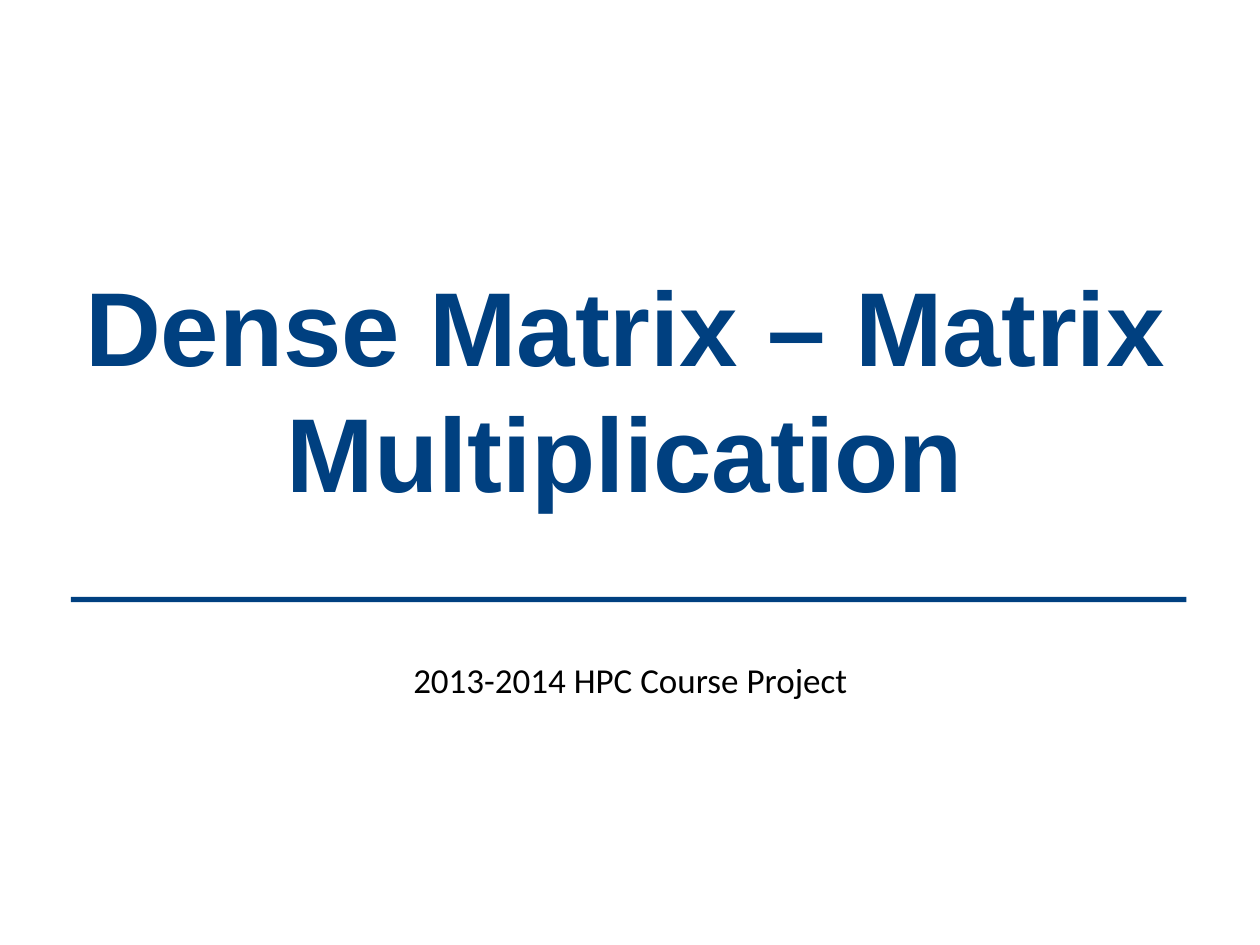
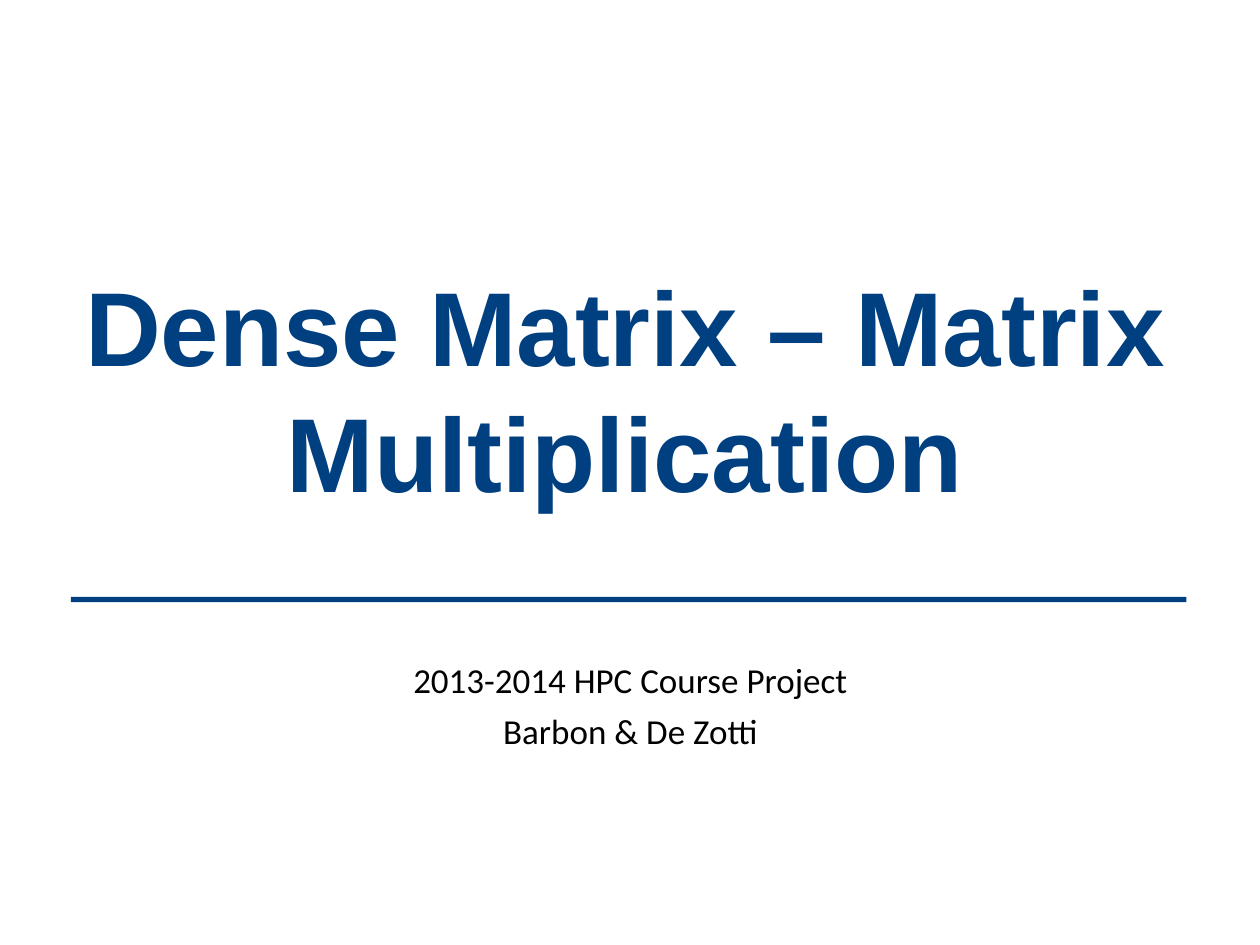
Before and after one commit to gbarbon/gbarbon_projects, a slide deck: slide 1 of hpc_clean/hpc_report/hpc_presentation_0.1.ppt. Drawn at 1260x945 pixels with LibreOffice and Linux fonts; fonts in the diff are those of the drawing. Boxes give left, top, right and bottom in pixels: in the first picture for what was removed or moved away, otherwise in the second. Text is boxed around its words. In the diff, an @@ line names an element or a change of style, - is before the commit and + after.

```diff
--- a/hpc_clean/hpc_report/hpc_presentation_0.1.ppt
+++ b/hpc_clean/hpc_report/hpc_presentation_0.1.ppt
@@ text at [503, 719, 757, 745]: paragraph added @@
+Barbon & De Zotti
```
Also in this commit, not shown: 4 other slides changed.
